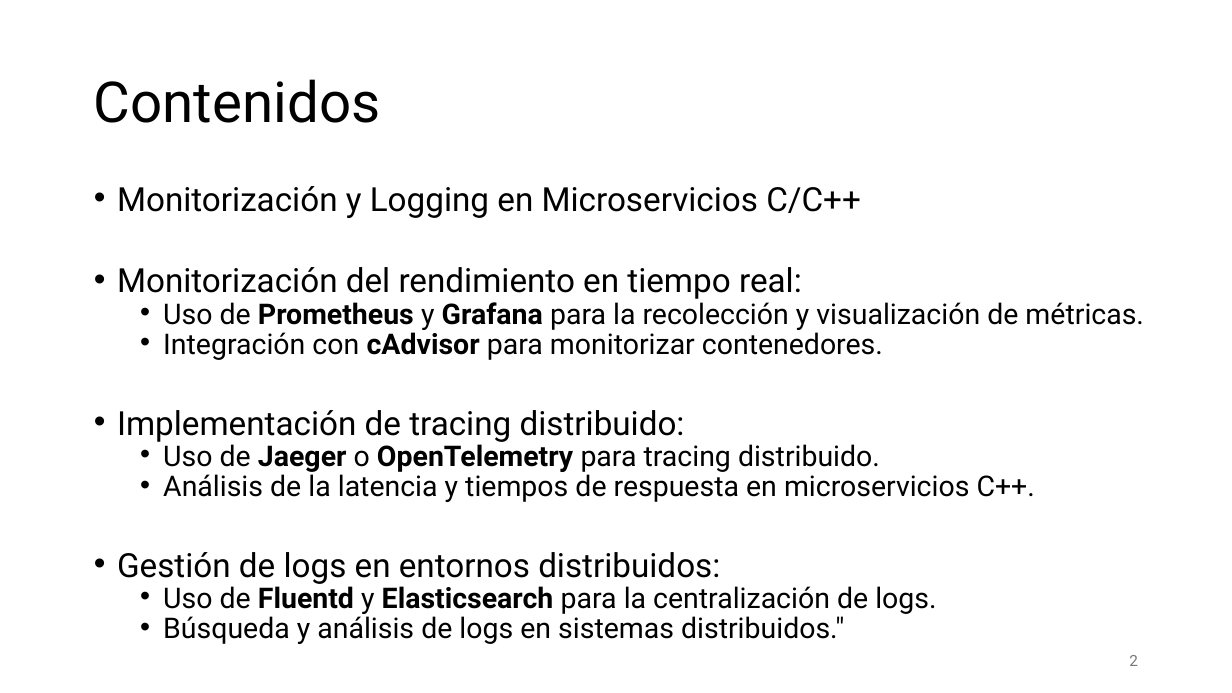
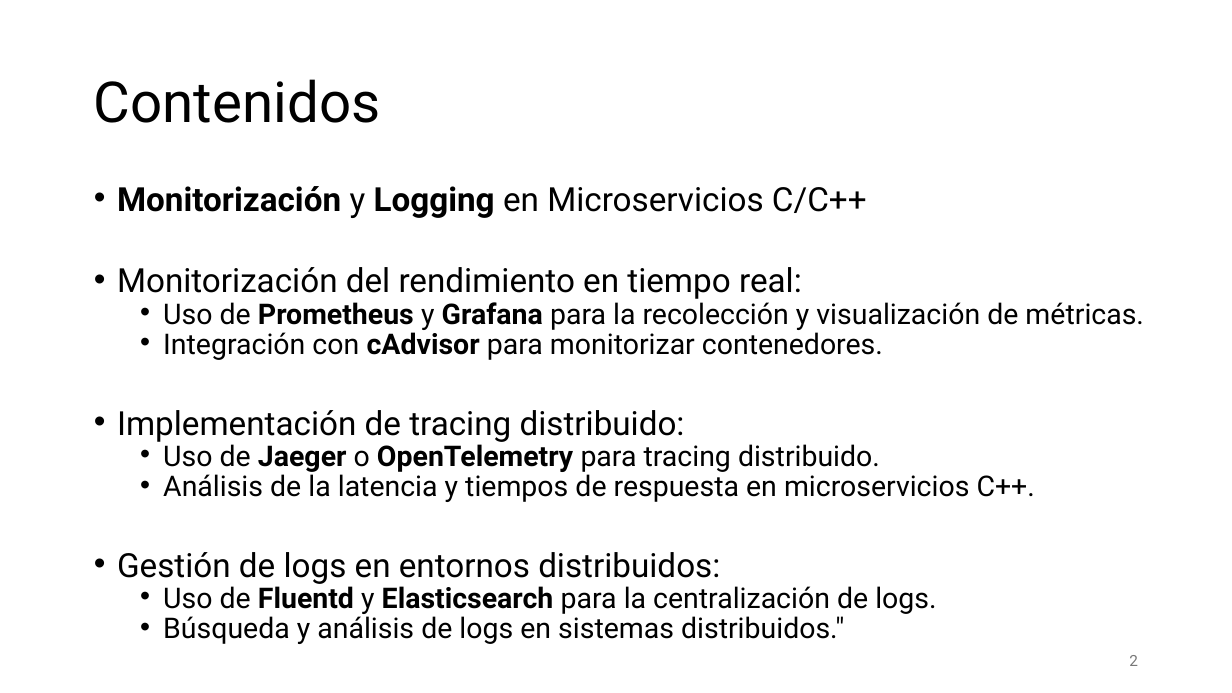
Before and after one commit to aldebarran22/CURSO_CPP_SERVICIOS_30H, a slide deck: slide 2 of doc/8_Monitorizacion_logging_microservicios.pptx. Drawn at 1232x693 pixels with LibreOffice and Linux fonts; fonts in the diff are those of the drawing. Boxes give left, top, right and bottom in pixels: in the first picture for what was removed or moved away, otherwise in the second. Text is boxed around its words. In the diff, an @@ line names an element or a change of style, - is before the commit and + after.

```diff
--- a/doc/8_Monitorizacion_logging_microservicios.pptx
+++ b/doc/8_Monitorizacion_logging_microservicios.pptx
@@ text at (x1=117, y1=186, x2=867, y2=218): bold on in "Monitorización Logging" @@
```
Also in this commit, not shown: 4 other slides changed, 16 slides added, 1 slide removed, 3 other files.
